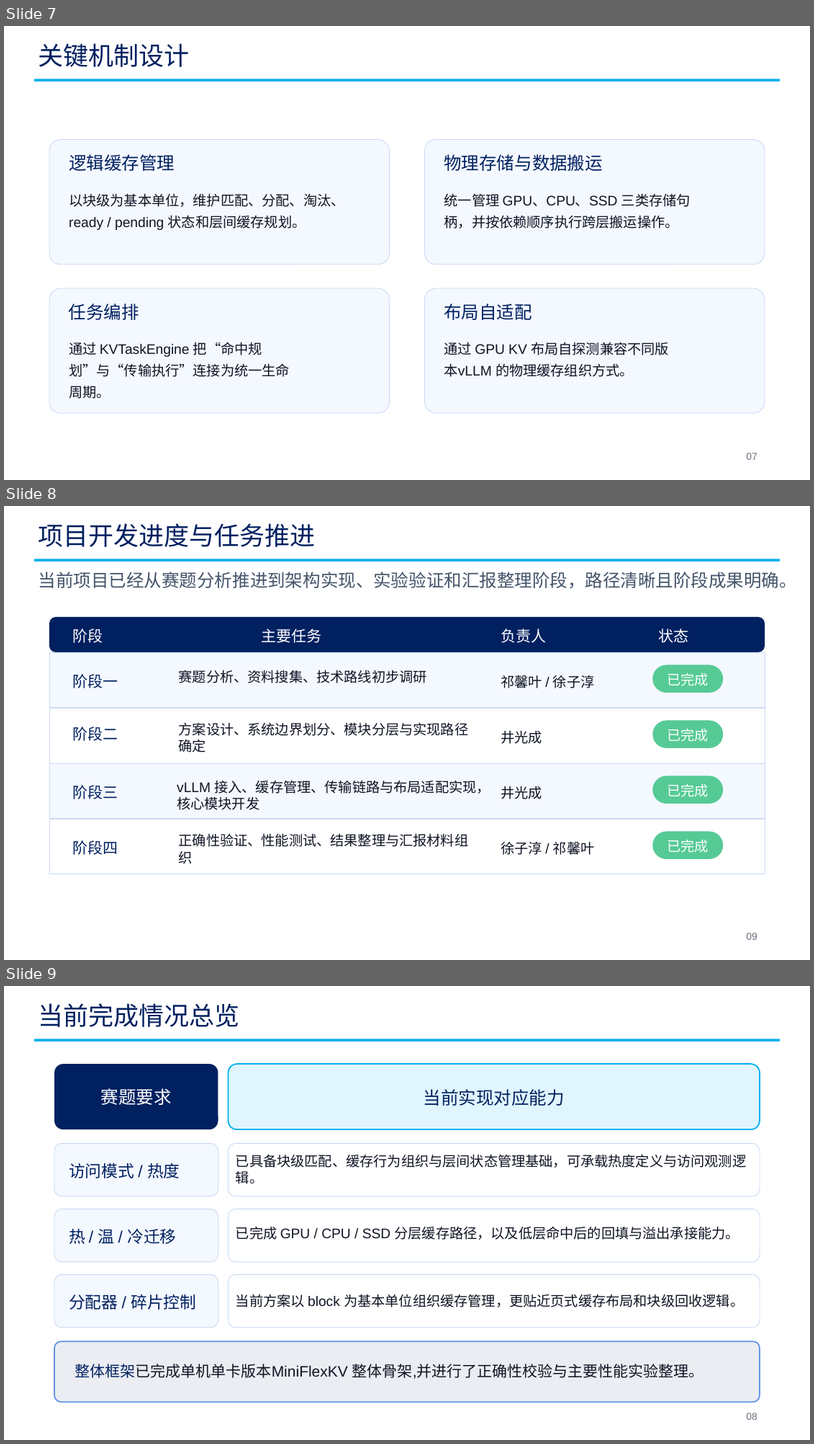
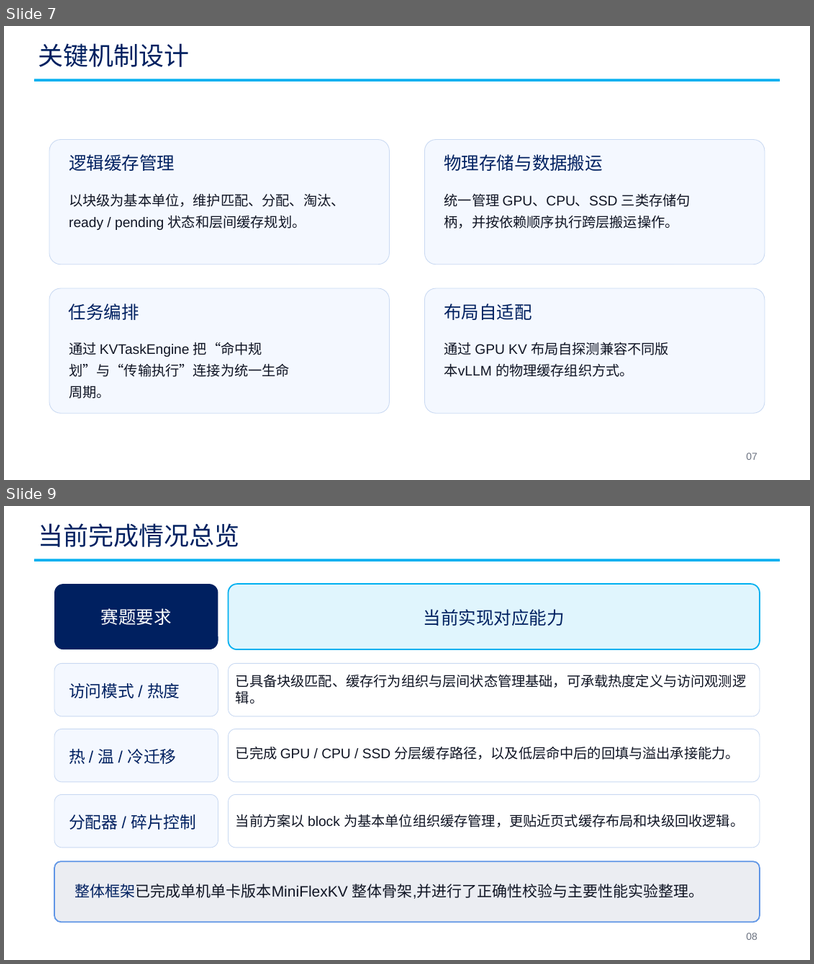
Before and after one commit to Claisenn/xiyoulinux-kvcache-optimizer, a slide deck: 初赛PPT.pptx. Shown one above the other, each under a label of ours: slides 7, 8 and 9 before the commit, slides 7 and 9 after it; the slides between them are not shown. The pictures are 814x1444 and 814x964 pixels, drawn with LibreOffice and Linux fonts; fonts in the diff are those of the drawing. Boxes give left, top, right and bottom in pixels: in the first picture for what was removed or moved away, otherwise in the second. Text is boxed around its words. In the diff, an @@ line names an element or a change of style, - is before the commit and + after.

Commit message:
chore: 迁移调研测试资料并更新项目文档
将原 docs/、tests/ 及相关脚本归档到 归档-日志-调研-测试/；新增 image 资源目录；更新 README、设计开发文档和初赛PPT。

```diff
--- a/初赛PPT.pptx
+++ b/初赛PPT.pptx
@@ slide 8 removed at (4, 506, 810, 960), background #FFFFFF @@
@@ text removed at (39, 523, 316, 547) @@
-项目开发进度与任务推进
@@ rectangle removed at (34, 559, 780, 561) @@
@@ text removed at (39, 572, 797, 589) @@
-当前项目已经从赛题分析推进到架构实现、实验验证和汇报整理阶段，路径清晰且阶段成果明确。
@@ rounded rectangle removed at (49, 617, 765, 651) @@
@@ text removed at (72, 628, 103, 643) @@
-阶段
@@ text removed at (262, 628, 322, 643) @@
-主要任务
@@ text removed at (501, 628, 546, 643) @@
-负责人
@@ text removed at (658, 628, 689, 643) @@
-状态
@@ group removed at (49, 652, 765, 708): 4 texts, 1 rectangle, 1 rounded rectangle @@
-阶段一
-赛题分析、资料搜集、技术路线初步调研
-祁馨叶 / 徐子淳
-已完成
@@ group removed at (49, 708, 765, 763): 4 texts, 1 rectangle, 1 rounded rectangle @@
-阶段二
-方案设计、系统边界划分、模块分层与实现路径确定
-井光成
-已完成
@@ group removed at (49, 763, 765, 818): 4 texts, 1 rectangle, 1 rounded rectangle @@
-阶段三
-vLLM 接入、缓存管理、传输链路与布局适配实现，核心模块开发
-井光成
-已完成
@@ group removed at (49, 818, 765, 875): 4 texts, 1 rectangle, 1 rounded rectangle @@
-阶段四
-正确性验证、性能测试、结果整理与汇报材料组织
-徐子淳 / 祁馨叶
-已完成
@@ text removed at (746, 932, 758, 939) @@
-09
```
Also in this commit, not shown: 2 slides changed, 1 slide added, 41 other files.
